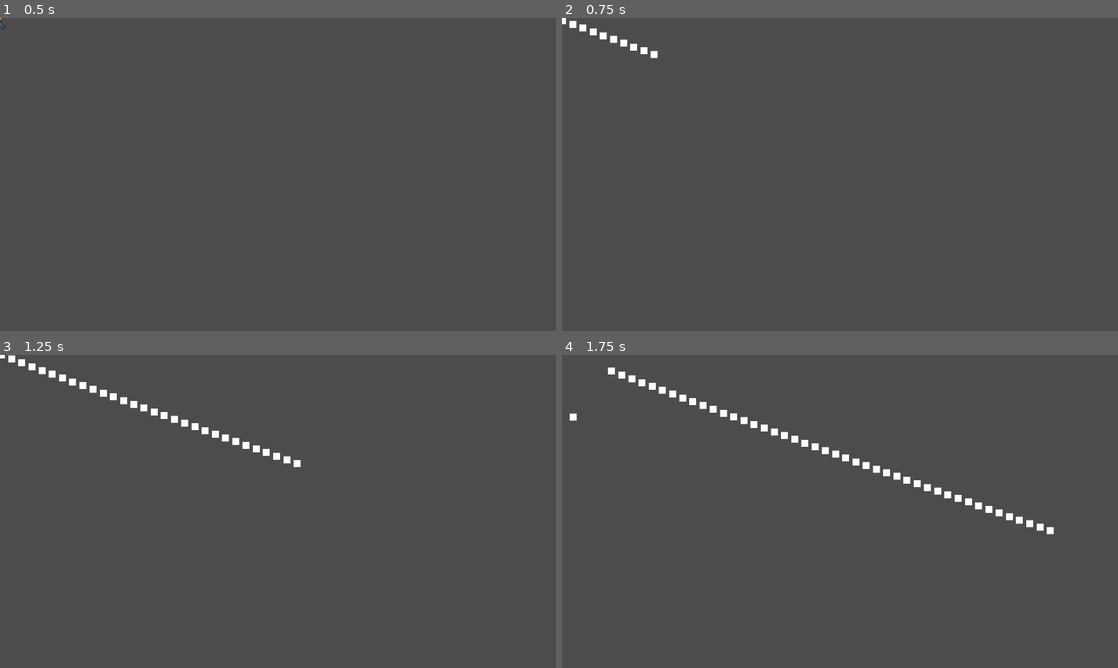
Above: before the commit, frames 1-4 (two rows, left to right).
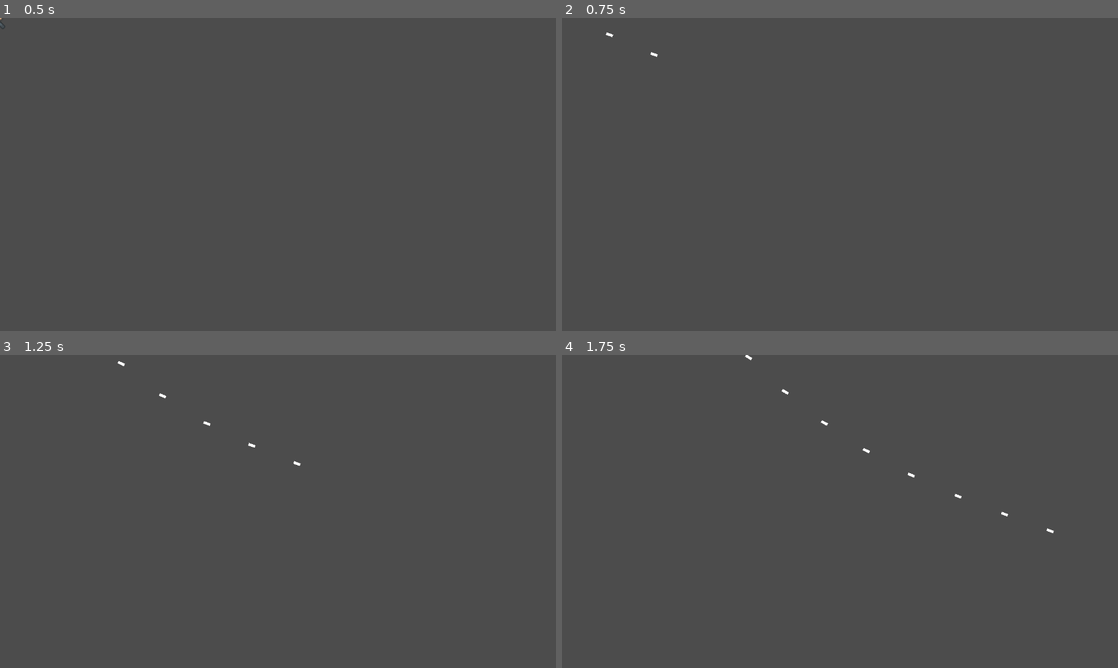
Above: after the commit, the same moments.

Repository: Talamander/bullet-time-fighting
Game: Godot game, scene res://World/Arena.tscn
Two runs of this game, one before a commit and one after it. Both use one fixed random seed, a clock stepped at 60 frames per second and the inputs below.
Inputs (mouse positions are in pixels of both pictures, inside the frame that each line leads up to):
- Up to frame 1 (0.5 s): no input
- Up to frame 2 (0.75 s): tap Enter at 0.5 s; move the mouse to (962, 158) at 0.52 s; press the mouse at (962, 158) at 0.53 s; hold Right (ui_right) from 0.53 s (still down)
- Up to frame 3 (1.25 s): keep holding Right (ui_right)
- Up to frame 4 (1.75 s): move the mouse to (728, 527) at 1.27 s; release Right (ui_right) at 1.28 s; release the mouse at (728, 527) at 1.28 s; hold Down (ui_down) from 1.28 s (still down); tap Ctrl (bullet_time) at 1.35 s; click (728, 527) at 1.55 s

Frame 1 is identical in both runs. In frame 2, 0.3% of the frame differs, in the area x 0-18%, y 0-13%; in frame 3, 0.9%; in frame 4, 1.4%, in the area x 1-89%, y 0-58%.

Commit message:
Bullet Rotation set to Player Rotation

Diff:
--- a/Parent Classes/Projectile.gd
+++ b/Parent Classes/Projectile.gd
@@ -6,5 +6,5 @@
 	position += velocity * delta
 
 #Destroys the projectile after it has exited the viewport
-func _on_VisibilityNotifier2D_viewport_exited(viewport):
+func _on_VisibilityNotifier2D_viewport_exited(_viewport):
 	queue_free()
--- a/Player/Player.gd
+++ b/Player/Player.gd
@@ -8,6 +8,10 @@
 var speed = 500
 var acceleration = 4000
 var motion = Vector2.ZERO
+
+#Gun variables
+onready var fireRate = $Timers/fireRate
+var canFire = true
 
 func _physics_process(delta):
 	look_rotation()
@@ -53,8 +57,15 @@
 		Engine.time_scale = 1
 
 func fire_bullet():
-	if Input.is_action_pressed("fire"):
+	if Input.is_action_pressed("fire") and canFire == true:
+		canFire = false
+		fireRate.start()
 		#Instances the playerBullet scene via the Global.gd singleton.
 		var bullet = Global.instance_scene_on_main(playerBullet, muzzle.global_position)
 		bullet.velocity = Vector2.RIGHT.rotated(self.rotation) * bullet.speed
-		motion -= bullet.velocity * .6
+		bullet.set_rotation(global_rotation)
+		motion -= bullet.velocity * .4
+
+
+func _on_fireRate_timeout():
+	canFire = true
--- a/Player/Player.tscn
+++ b/Player/Player.tscn
@@ -17,3 +17,10 @@
 
 [node name="Muzzle" type="Position2D" parent="."]
 position = Vector2( 26.685, 9.37004 )
+
+[node name="Timers" type="Node" parent="."]
+
+[node name="fireRate" type="Timer" parent="Timers"]
+wait_time = 0.1
+one_shot = true
+[connection signal="timeout" from="Timers/fireRate" to="." method="_on_fireRate_timeout"]
--- a/Player/PlayerBullet.tscn
+++ b/Player/PlayerBullet.tscn
@@ -1,12 +1,23 @@
-[gd_scene load_steps=4 format=2]
+[gd_scene load_steps=5 format=2]
 
 [ext_resource path="res://Parent Classes/Projectile.tscn" type="PackedScene" id=1]
 [ext_resource path="res://Player/PlayerBullet.gd" type="Script" id=2]
 [ext_resource path="res://Player/Square.png" type="Texture" id=3]
+
+[sub_resource type="RectangleShape2D" id=1]
+extents = Vector2( 8, 3 )
 
 [node name="PlayerBullet" instance=ExtResource( 1 )]
 script = ExtResource( 2 )
 speed = 1000
 
 [node name="Sprite" parent="." index="0"]
+scale = Vector2( 1, 0.375 )
 texture = ExtResource( 3 )
+
+[node name="VisibilityNotifier2D" parent="." index="1"]
+position = Vector2( 0, 5.96046e-08 )
+scale = Vector2( 0.8, 0.3 )
+
+[node name="CollisionShape2D" parent="." index="2"]
+shape = SubResource( 1 )
